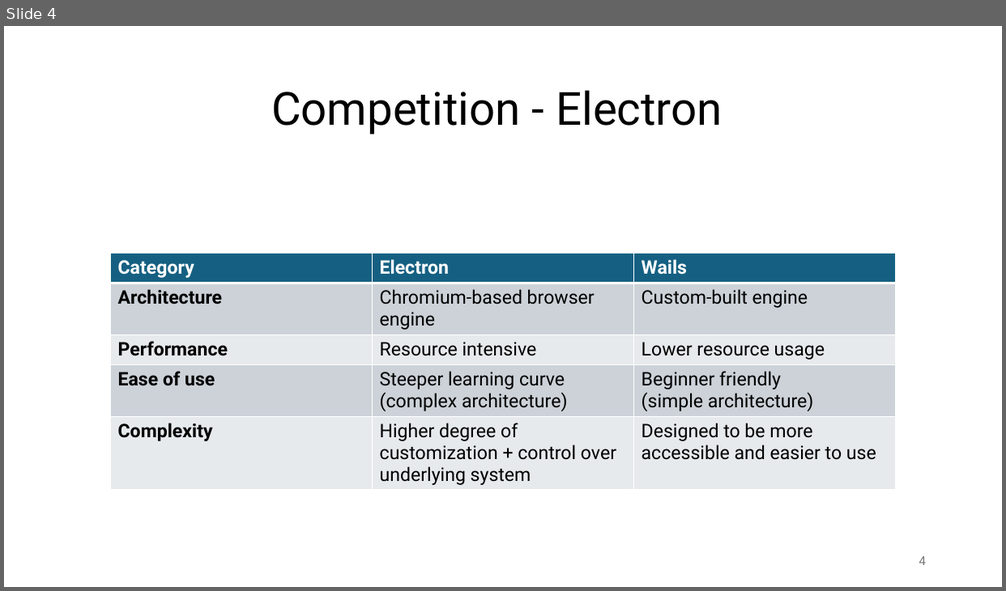
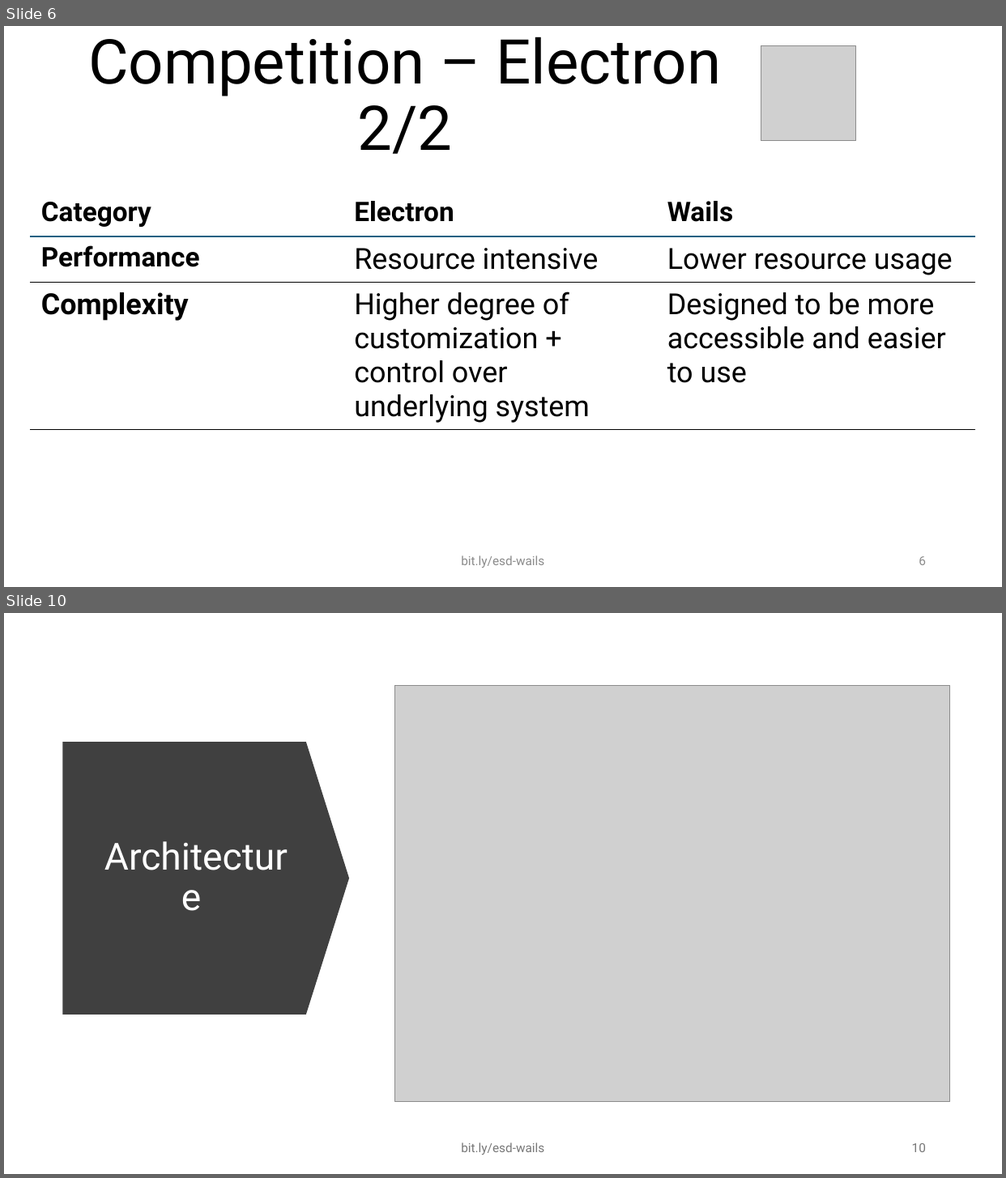
Before and after one commit to hiphof/esd-2024-wailsvue, a slide deck: presentation/Wails-Vue_Presentation.pptx. Shown one above the other, each under a label of ours: slide 4 before the commit, slides 6 and 10 after it; the slides between them are not shown. The pictures are 1006x591 and 1006x1178 pixels, drawn with LibreOffice and Linux fonts; fonts in the diff are those of the drawing; grey boxes stand for pictures. Boxes give left, top, right and bottom in pixels: in the first picture for what was removed or moved away, otherwise in the second. Text is boxed around its words. In the diff, an @@ line names an element or a change of style, - is before the commit and + after.

```diff
--- a/presentation/Wails-Vue_Presentation.pptx
+++ b/presentation/Wails-Vue_Presentation.pptx
@@ slide 10 added at <box>4,613,1002,1174</box>, background #FFFFFF @@
@@ picture added at <box>394,686,950,1102</box> @@
@@ down arrow added at <box>63,742,350,1015</box>, fill #404040 @@
@@ title added at <box>88,774,304,983</box>, 36 pt, text #FFFFFF @@
+Architecture
@@ text added at <box>461,1143,544,1155</box>, 12 pt, text #797979 @@
+bit.ly/esd-wails
@@ page number added at <box>912,1144,926,1152</box>, 12 pt, text #797979 @@
+10
@@ what was slide 4 is now slide 6 @@
@@ slide 6 changed as well @@
@@ title at <box>88,37,722,154</box>: text changed; size 44 to 59.4 pt @@
-Competition - Electron
+Competition – Electron 2/2
@@ picture added at <box>761,45,856,140</box> @@
@@ table at <box>30,191,975,433</box> @@
-row 2: Architecture | Chromium-based browser engine | Custom-built engine
-row 4: Ease of use | Steeper learning curve / (complex architecture) | Beginner friendly / (simple architecture)
@@ table: place and size @@
-table at <box>110,253,897,493</box>
+table at <box>30,191,975,433</box>
@@ text added at <box>461,556,544,568</box>, 12 pt, text #8C8C8C @@
+bit.ly/esd-wails
@@ page number at <box>918,557,926,565</box>: text changed; text colour #797979 to #8C8C8C @@
-4
+6
```
Also in this commit, not shown: 5 other slides changed, 9 other slides added, 8 slides removed, 1 other file.
